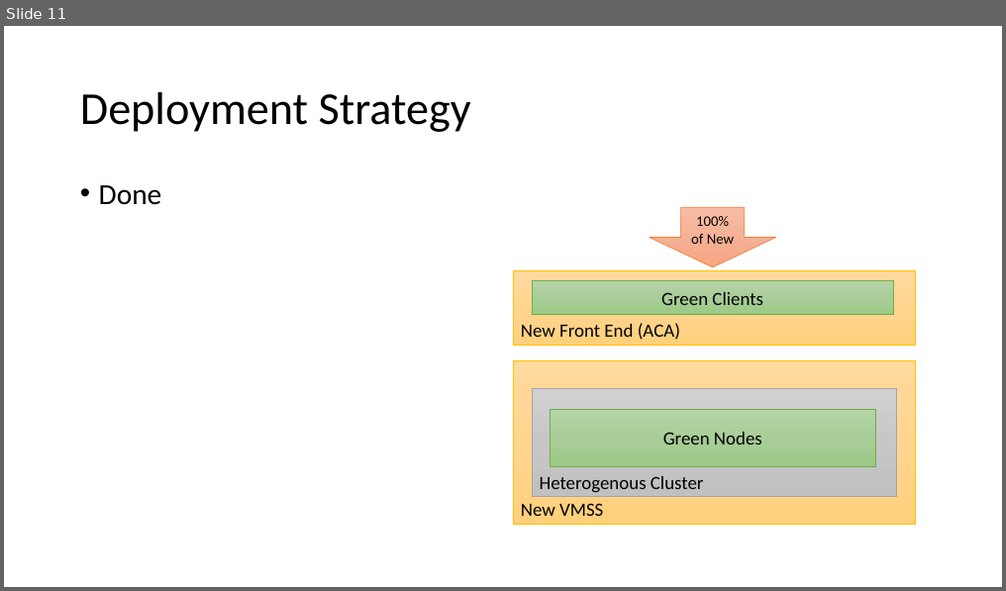
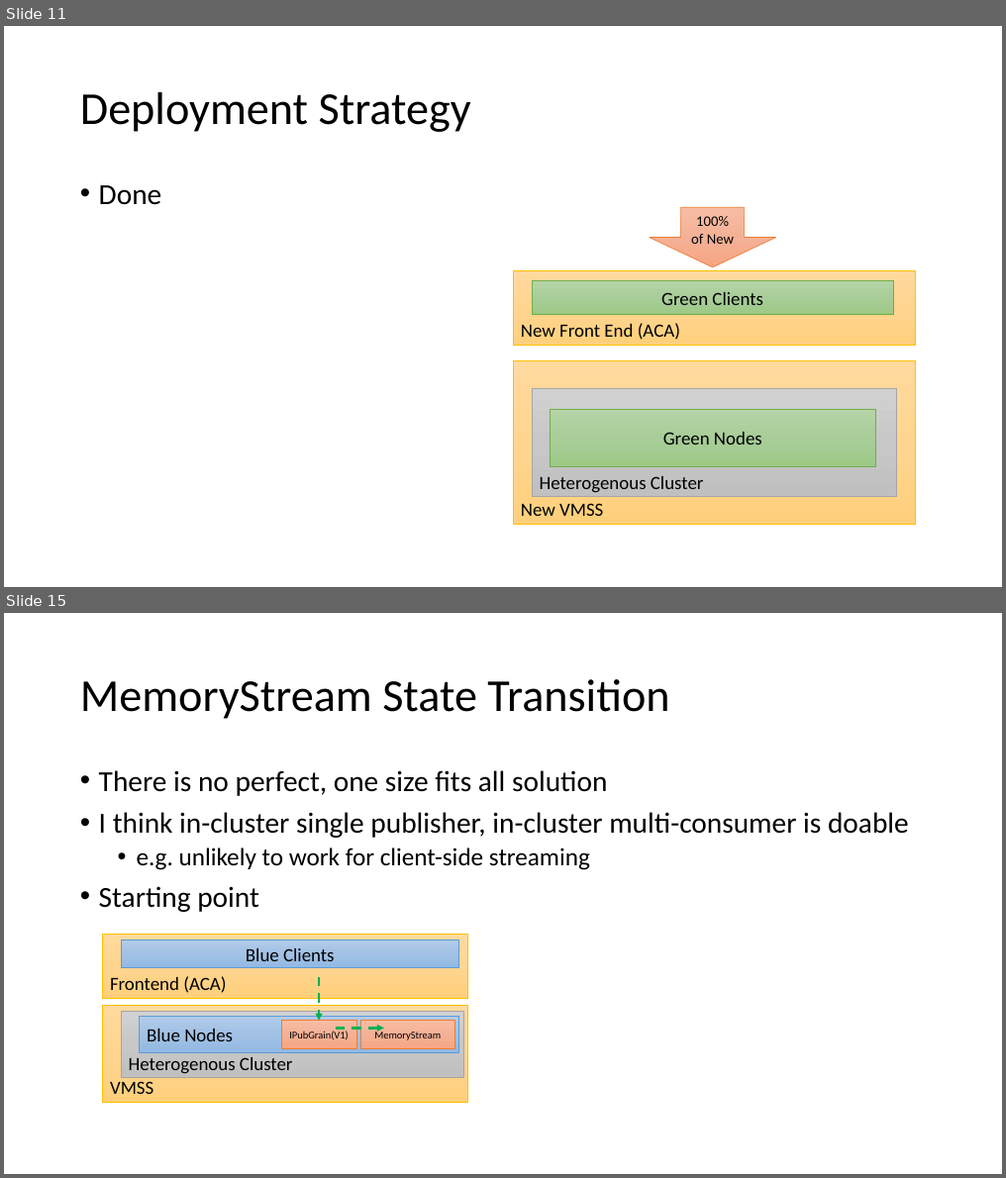
Before and after one commit to MarkNickeson/OrleansVersionAndDeploy, a slide deck: Orleans Versioning and Deployment.pptx. Shown one above the other, each under a label of ours: slide 11 before the commit, slides 11 and 15 after it; the slides between them are not shown. The pictures are 1006x591 and 1006x1178 pixels, drawn with LibreOffice and Linux fonts; fonts in the diff are those of the drawing. Boxes give left, top, right and bottom in pixels: in the first picture for what was removed or moved away, otherwise in the second. Text is boxed around its words. In the diff, an @@ line names an element or a change of style, - is before the commit and + after.

```diff
--- a/Orleans Versioning and Deployment.pptx
+++ b/Orleans Versioning and Deployment.pptx
@@ slide 15 added at (4, 613, 1002, 1174), background #FFFFFF @@
@@ title added at (80, 679, 669, 719), 44 pt, text #000000 @@
+MemoryStream State Transition
@@ text added at (99, 770, 909, 912), 28 pt, text #000000 @@
+• There is no perfect, one size fits all solution
+• I think in-cluster single publisher, in-cluster multi-consumer is doable
+  • e.g. unlikely to work for client-side streaming
+• Starting point
@@ rectangle added at (103, 934, 468, 998), fill gradient #FFDB9E to #FFD590 to #FFD07C, outline #FFC000 0.5 pt, 18 pt, text #000000 @@
+Frontend (ACA)
@@ rectangle added at (121, 941, 459, 968), fill gradient #B1CBE9 to #A3C1E5 to #93B9E4, outline #5B9BD5 0.5 pt, 18 pt, text #000000 @@
+Blue Clients
@@ arrow added from (319, 977) to (319, 1020), #00B050 2.25 pt dashed @@
@@ rectangle added at (103, 1006, 468, 1103), fill gradient #FFDB9E to #FFD590 to #FFD07C, outline #FFC000 0.5 pt, 18 pt, text #000000 @@
+VMSS
@@ rectangle added at (121, 1011, 463, 1078), fill gradient #D2D2D2 to #C8C8C8 to #C0C0C0, outline #A5A5A5 0.5 pt, 18 pt, text #000000 @@
+Heterogenous Cluster
@@ rectangle added at (140, 1017, 459, 1054), fill gradient #B1CBE9 to #A3C1E5 to #93B9E4, outline #5B9BD5 0.5 pt, 18 pt, text #000000 @@
+Blue Nodes
@@ rectangle added at (281, 1020, 356, 1049), fill gradient #F7BDA5 to #F5B196 to #F8A582, outline #ED7D31 0.5 pt, 10 pt, text #000000 @@
+IPubGrain(V1)
@@ rectangle added at (361, 1020, 454, 1049), fill gradient #F7BDA5 to #F5B196 to #F8A582, outline #ED7D31 0.5 pt, 10 pt, text #000000 @@
+MemoryStream
@@ arrow added from (336, 1029) to (384, 1029), #00B050 2.25 pt dashed @@
```
Also in this commit, not shown: 3 slides changed, 1 other slide added, 18 other files.
